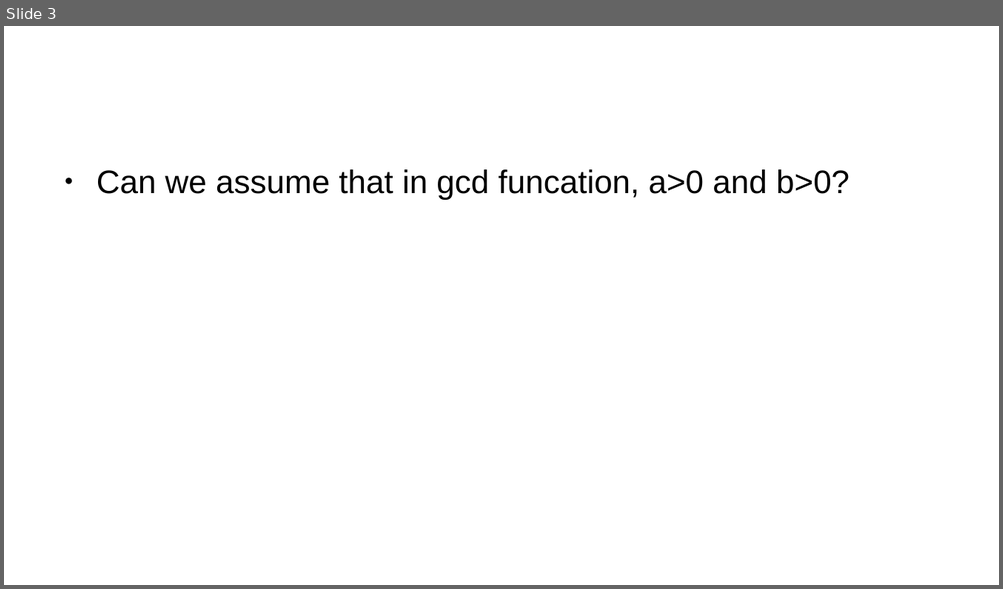
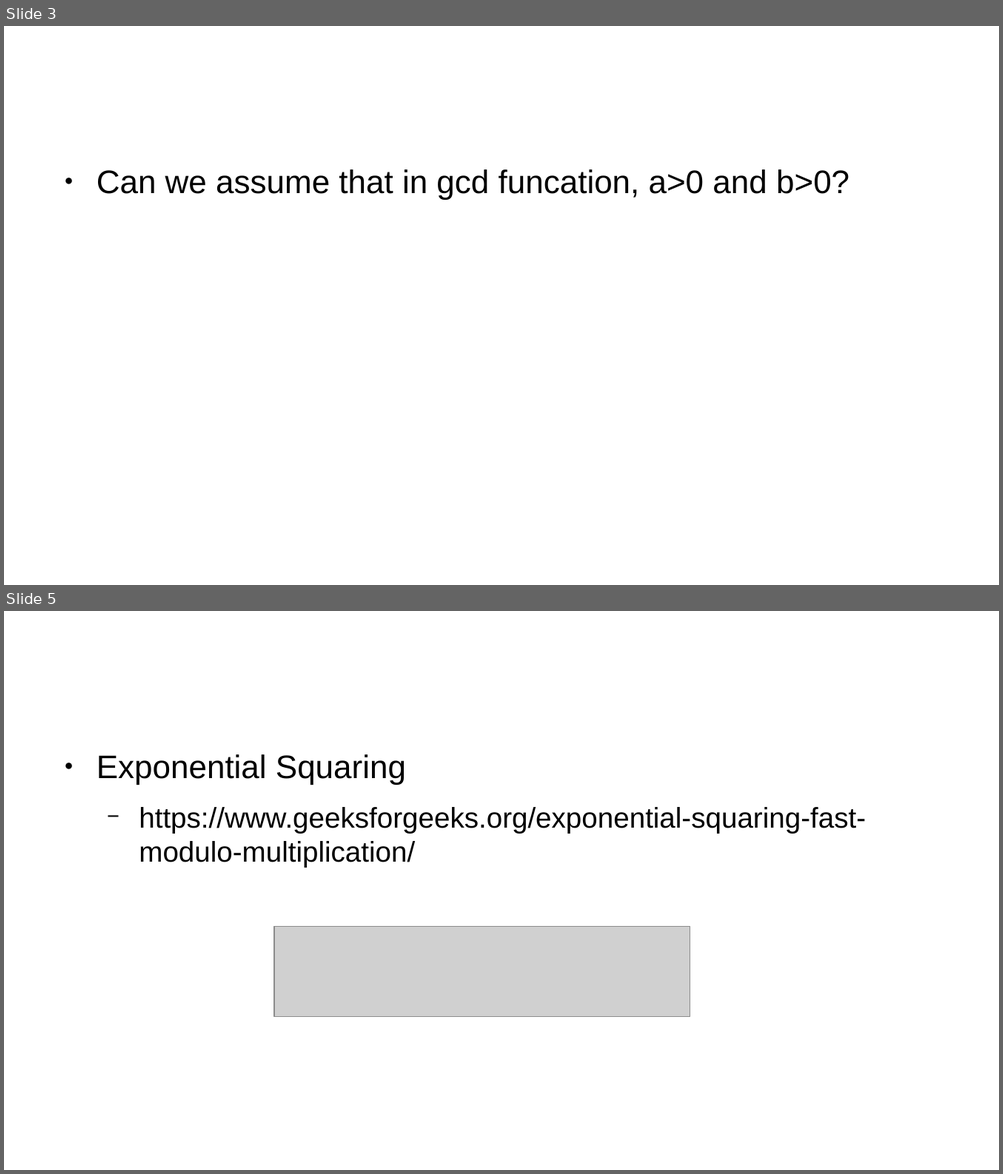
Before and after one commit to LiorYaacov/M.Sc_Advanced_Algebra, a slide deck: PPT.odp. Shown one above the other, each under a label of ours: slide 3 before the commit, slides 3 and 5 after it; the slides between them are not shown. The pictures are 1003x589 and 1003x1174 pixels, drawn with LibreOffice and Linux fonts; fonts in the diff are those of the drawing; grey boxes stand for pictures; background and template pictures are left out. Boxes give left, top, right and bottom in pixels: in the first picture for what was removed or moved away, otherwise in the second. Text is boxed around its words. In the diff, an @@ line names an element or a change of style, - is before the commit and + after.

```diff
--- a/PPT.odp
+++ b/PPT.odp
@@ slide 5 added at <box>4,611,999,1170</box>, background #FFFFFF @@
@@ title added at <box>54,632,747,725</box>, 35.7 pt, text #FFFFFF @@
+Resources
@@ text added at <box>96,755,865,868</box>, 22.8 pt, text #000000 @@
+● Exponential Squaring
+  − https://www.geeksforgeeks.org/exponential-squaring-fast-modulo-multiplication/
@@ picture added at <box>274,927,690,1017</box> @@
```
Also in this commit, not shown: 1 slide changed, 1 other slide added, 3 other files.
